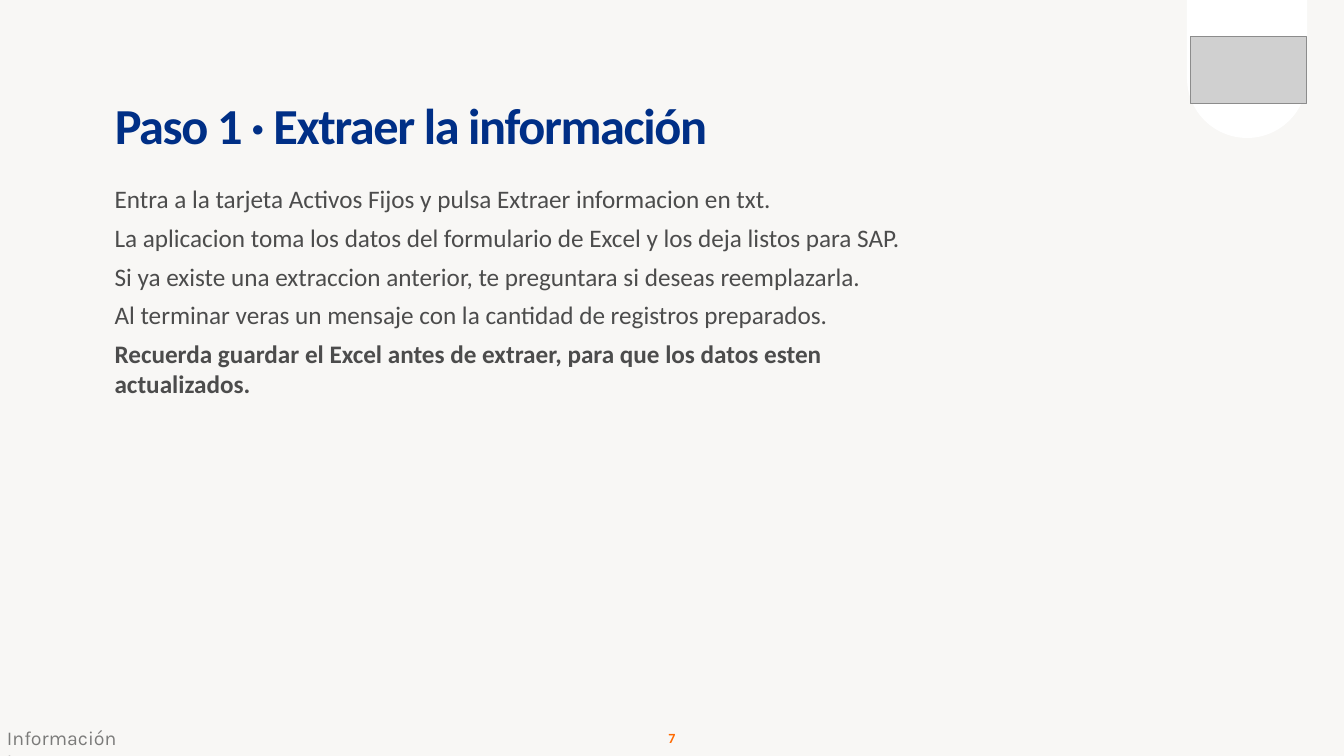
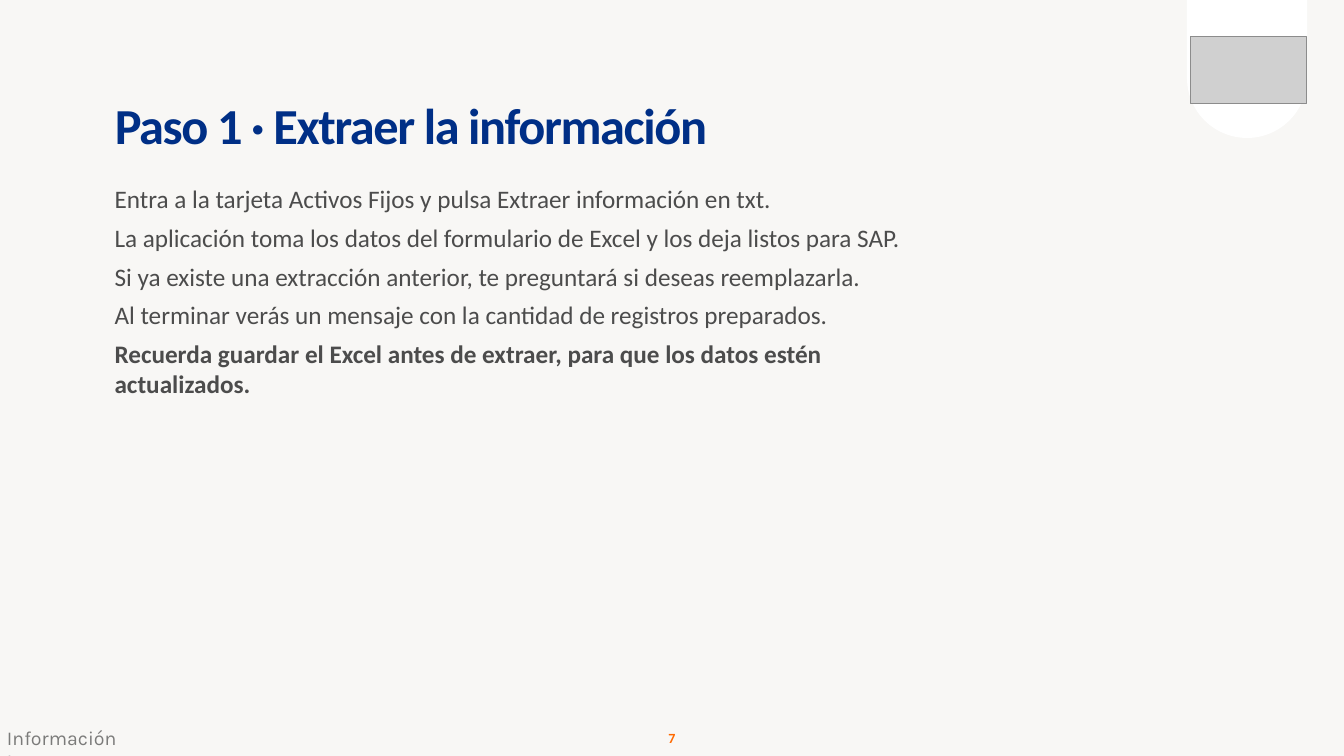
Before and after one commit to santirogu/activos-propios-py, a slide deck: slide 7 of Guia_Usuario_Gestion_Activos_Fijos.pptx. Drawn at 1344x756 pixels with LibreOffice and Linux fonts; fonts in the diff are those of the drawing; grey boxes stand for pictures; background and template pictures are left out. Boxes give left, top, right and bottom in pixels: in the first picture for what was removed or moved away, otherwise in the second. Text is boxed around its words. In the diff, an @@ line names an element or a change of style, - is before the commit and + after.

```diff
--- a/Guia_Usuario_Gestion_Activos_Fijos.pptx
+++ b/Guia_Usuario_Gestion_Activos_Fijos.pptx
@@ text at [115,190,899,393]: text changed @@
-Entra a la tarjeta Activos Fijos y pulsa Extraer informacion en txt.
-La aplicacion toma los datos del formulario de Excel y los deja listos para SAP.
-Si ya existe una extraccion anterior, te preguntara si deseas reemplazarla.
-Al terminar veras un mensaje con la cantidad de registros preparados.
-Recuerda guardar el Excel antes de extraer, para que los datos esten actualizados.
+Entra a la tarjeta Activos Fijos y pulsa Extraer información en txt.
+La aplicación toma los datos del formulario de Excel y los deja listos para SAP.
+Si ya existe una extracción anterior, te preguntará si deseas reemplazarla.
+Al terminar verás un mensaje con la cantidad de registros preparados.
+Recuerda guardar el Excel antes de extraer, para que los datos estén actualizados.
```
Also in this commit, not shown: 10 other slides changed, 3 other files.
